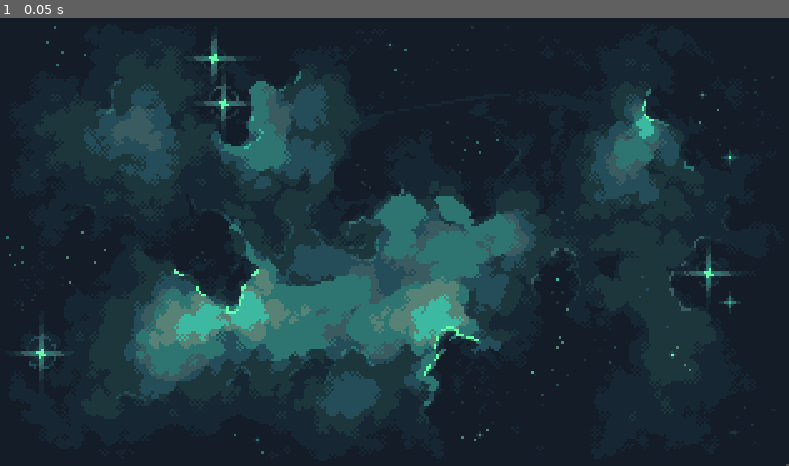
Above: before the commit, frame 1.
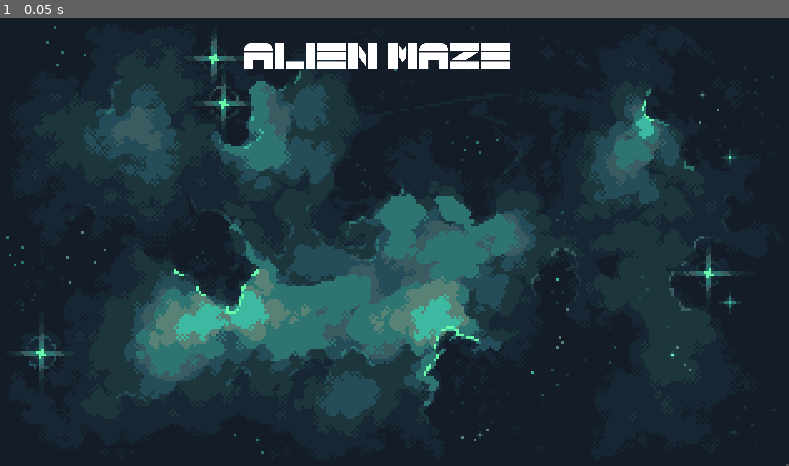
Above: after the commit, the same moment.

Repository: M-a-b-e-l/CISC2540---2D-Game-group-6
Game: Godot game, scene res://Scenes/MazeGame2.tscn
Same seed, same stepped clock (60 frames per second), same inputs: the game is played once before the commit and once after it. This scene is started directly instead of the project's main scene.
Inputs:
- Up to frame 1 (0.05 s): no input

The runs differ from the first frame. In frame 1, 1.4% of the frame differs, in the area x 30-65%, y 5-12%.

Commit message:
maze updating

Diff:
--- a/group_6_2d_game/Scenes/MazeGame2.tscn
+++ b/group_6_2d_game/Scenes/MazeGame2.tscn
@@ -15,16 +15,23 @@
 
 [node name="ReadyLabel" type="Label" parent="."]
 visible = false
-offset_right = 40.0
-offset_bottom = 23.0
+offset_left = 403.0
+offset_top = 285.0
+offset_right = 1003.0
+offset_bottom = 411.0
+scale = Vector2(0.5, 0.5)
 theme_override_fonts/font = ExtResource("3_wod7a")
+theme_override_font_sizes/font_size = 100
 text = "Ready?"
 
 [node name="MinigameTitle" type="Label" parent="."]
-visible = false
-offset_right = 40.0
-offset_bottom = 23.0
+offset_left = 367.0
+offset_top = 32.0
+offset_right = 1655.0
+offset_bottom = 215.0
+scale = Vector2(0.3, 0.3)
 theme_override_fonts/font = ExtResource("2_pifbg")
+theme_override_font_sizes/font_size = 175
 text = "alien maze"
 
 [node name="Game2Beat" type="Label" parent="."]
@@ -33,3 +40,44 @@
 offset_bottom = 23.0
 theme_override_fonts/font = ExtResource("3_wod7a")
 text = "Game 2 Complete! Moving on..."
+
+[node name="GameOverContainer" type="Control" parent="."]
+visible = false
+layout_mode = 3
+anchors_preset = 0
+offset_right = 40.0
+offset_bottom = 40.0
+
+[node name="GameOverLabel" type="Label" parent="GameOverContainer"]
+z_index = 1
+layout_mode = 0
+offset_left = 250.0
+offset_top = 220.0
+offset_right = 410.0
+offset_bottom = 243.0
+scale = Vector2(4, 4)
+theme_override_colors/font_color = Color(0.980392, 0, 0, 1)
+theme_override_fonts/font = ExtResource("3_wod7a")
+text = "GAME OVER!"
+
+[node name="RetryButton" type="Button" parent="GameOverContainer"]
+layout_mode = 0
+offset_left = 321.0
+offset_top = 400.0
+offset_right = 604.0
+offset_bottom = 477.0
+scale = Vector2(0.5, 0.5)
+theme_override_fonts/font = ExtResource("3_wod7a")
+theme_override_font_sizes/font_size = 55
+text = "RETRY"
+
+[node name="MainMenuButton" type="Button" parent="GameOverContainer"]
+layout_mode = 0
+offset_left = 590.0
+offset_top = 400.0
+offset_right = 1093.0
+offset_bottom = 477.0
+scale = Vector2(0.5, 0.5)
+theme_override_fonts/font = ExtResource("3_wod7a")
+theme_override_font_sizes/font_size = 55
+text = "MAIN MENU"
